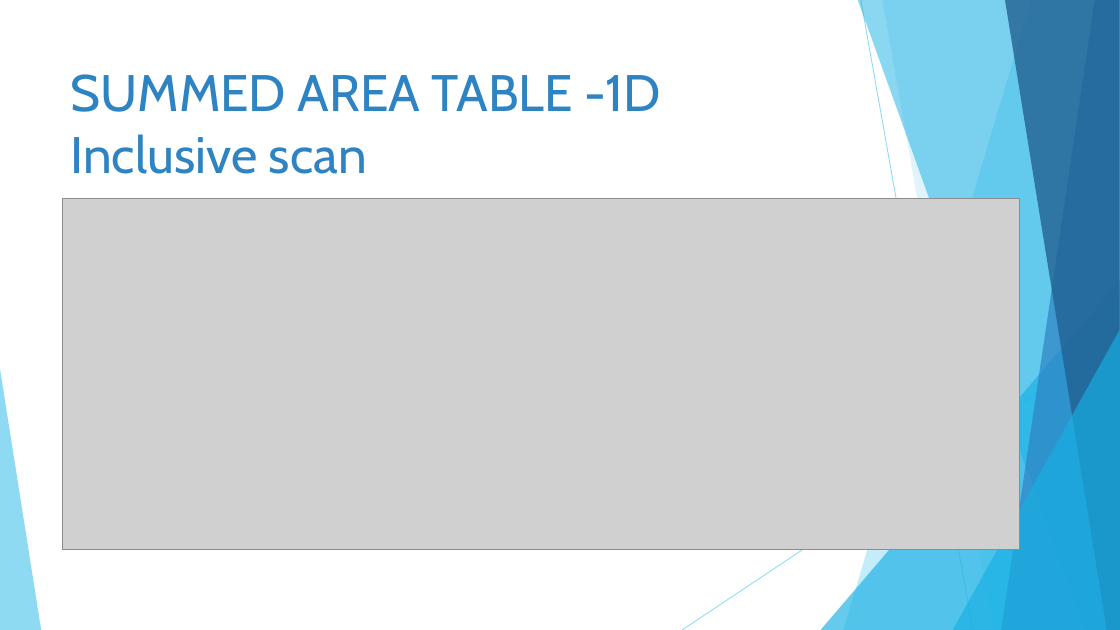
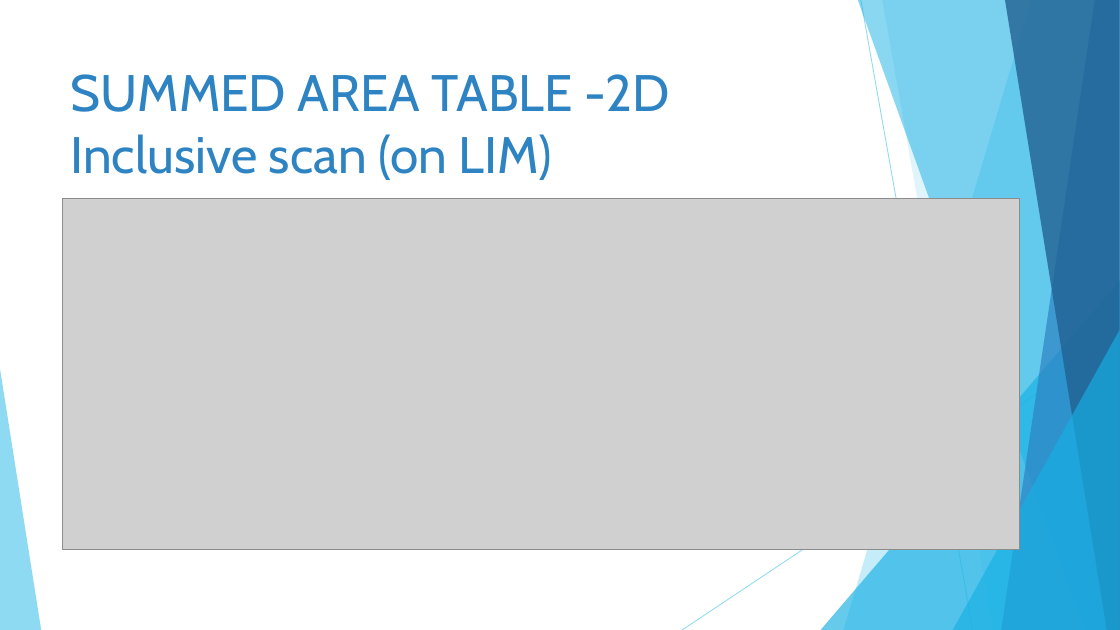
Before and after one commit to GinaJ/Algorithm_Implementations, a slide deck: slide 5 of power_point/Algorithms Parallelization in ASIC Design.pptx. Drawn at 1120x630 pixels with LibreOffice and Linux fonts; fonts in the diff are those of the drawing; grey boxes stand for pictures. Boxes give left, top, right and bottom in pixels: in the first picture for what was removed or moved away, otherwise in the second. Text is boxed around its words. In the diff, an @@ line names an element or a change of style, - is before the commit and + after.

```diff
--- a/power_point/Algorithms Parallelization in ASIC Design.pptx
+++ b/power_point/Algorithms Parallelization in ASIC Design.pptx
@@ title at [71,74,669,180]: text changed @@
-SUMMED AREA TABLE -1D
-Inclusive scan
+SUMMED AREA TABLE -2D
+Inclusive scan (on LIM)
```
Also in this commit, not shown: 4 other slides changed, 12 slides added, 3 slides removed, 14 other files.
